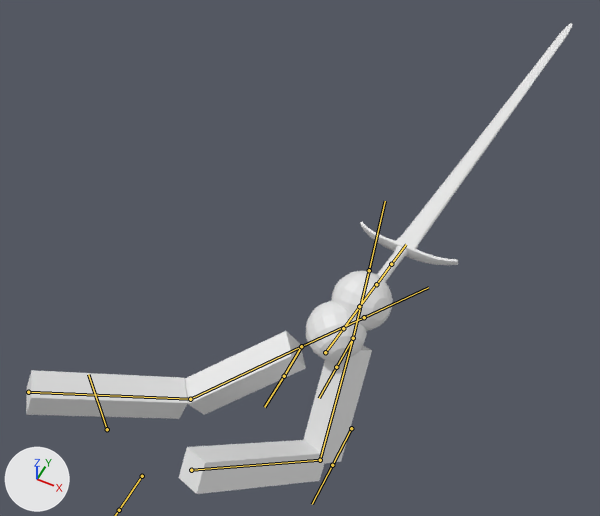
A saved change to the FBX model Assets/Models/simple arms v3.fbx.
One viewpoint serves both versions: a 50 mm lens placed at (0.111, -0.09, 0.224), pointed at (0.015, 0.101, -0.015). Every picture has the same lights, and +X, +Y and +Z are marked at lower left. Both versions are drawn at frame 35 of the action 'Armature.002|Light Attack 2'; the numbers are the values there. The bones that bend it are drawn over the model as lines.

Objects in the first picture: 'BastardSword1', 'Cube'.
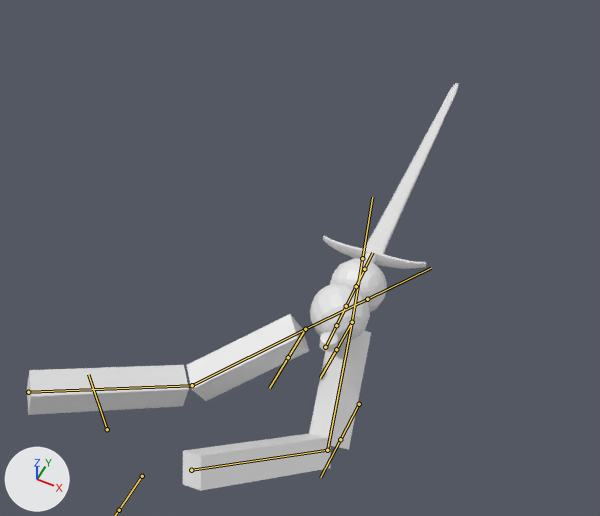
Edits to the scene script, one JSON object a line:
```json
{"block": "bone_shoulder_r", "where": "bone_shoulder_r = bpy.data.objects['Armature.002'].pose.bones['Shoulder.R']  # child of 'Root'"}
{"op": "set", "path": "bone_shoulder_r.rotation_quaternion", "old": "(-0.79, 0.219, -0.34, 0.46)", "new": "(-0.837, 0.313, -0.233, 0.384)", "note": "degrees (-44, 20, -68) -> degrees (-45, 9, -53)"}
{"block": "bone_arm_r", "where": "bone_arm_r = bpy.data.objects['Armature.002'].pose.bones['Arm.R']  # child of 'Shoulder.R'"}
{"op": "set", "path": "bone_arm_r.rotation_quaternion", "old": "(0.696, -0.718, 0.0, 0.0)", "new": "(0.794, -0.608, 0.0, 0.0)", "note": "degrees (-92, 0, 0) -> degrees (-75, 0, 0)"}
{"block": "bone_shoulder_l", "where": "bone_shoulder_l = bpy.data.objects['Armature.002'].pose.bones['Shoulder.L']  # child of 'Root'"}
{"op": "set", "path": "bone_shoulder_l.rotation_quaternion", "old": "(0.357, 0.625, -0.09, -0.688)", "new": "(0.352, 0.618, -0.14, -0.689)", "note": "degrees (71, 53, -86) -> degrees (73, 49, -89)"}
{"block": "bone_arm_l", "where": "bone_arm_l = bpy.data.objects['Armature.002'].pose.bones['Arm.L']  # child of 'Shoulder.L'"}
{"op": "set", "path": "bone_arm_l.rotation_quaternion", "old": "(0.906, 0.424, 0.0, 0.0)", "new": "(0.934, 0.357, 0.0, 0.0)", "note": "degrees (50, 0, 0) -> degrees (42, 0, 0)"}
{"block": "bone_sword_root", "where": "bone_sword_root = bpy.data.objects['Armature.002'].pose.bones['Sword.Root']"}
{"op": "set", "path": "bone_sword_root.location", "old": "(-0.33, -1.56, 2.67)", "new": "(-0.33, -1.4, 2.67)"}
{"op": "set", "path": "bone_sword_root.rotation_quaternion", "old": "(-0.587, -0.48, -0.457, 0.465)", "new": "(-0.443, -0.504, -0.48, 0.565)", "note": "degrees (48, 79, -36) -> degrees (109, 96, 10)"}
```

What differs and where, as boxes (x1, y1, x2, y2) in the pictures (600 x 516 px):
```json
{"object": "Cube", "change": "posed", "before": [26, 271, 393, 494], "after": [27, 258, 387, 491]}
{"object": "BastardSword1", "change": "posed", "before": [360, 23, 573, 282], "after": [320, 83, 458, 352]}
{"bone": "Shoulder.R", "before": "(191, 470) to (320, 460)", "after": "(191, 470) to (327, 450)"}
{"bone": "Arm.R", "before": "(320, 460) to (353, 338)", "after": "(327, 450) to (352, 322)"}
{"bone": "Shoulder.L", "before": "(28, 392) to (190, 399)", "after": "(28, 392) to (192, 385)"}
{"bone": "Arm.L", "before": "(190, 399) to (301, 346)", "after": "(192, 385) to (305, 329)"}
{"bone": "Sword.Root", "before": "(325, 352) to (360, 306)", "after": "(325, 347) to (346, 305)"}
```
